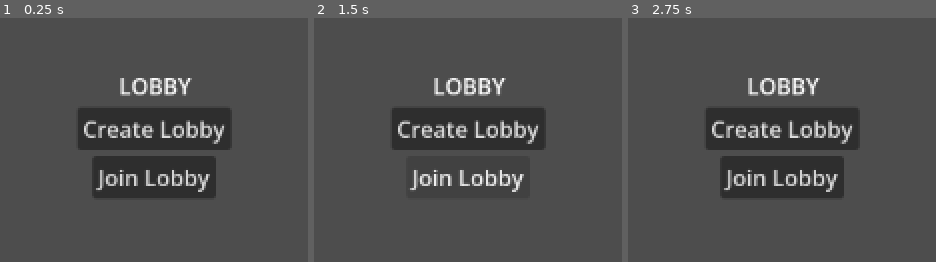
Above: before the commit, frames 1-3 (left to right).
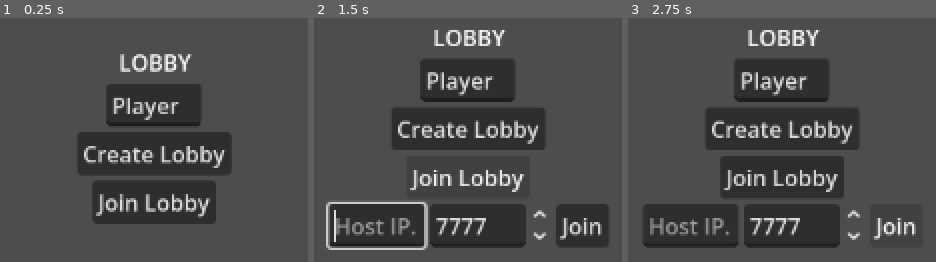
Above: after the commit, the same moments.

Repository: ImDarkly/loki
Game: Godot game, scene res://scenes/lobby.tscn
The game is run twice, just before and just after one commit, with the same random seed, the same clock (stepped at 60 frames per second) and the same inputs.
Inputs (mouse positions are in pixels of both pictures, inside the frame that each line leads up to):
- Up to frame 1 (0.25 s): no input
- Up to frame 2 (1.5 s): click "Create Lobby" at 0.5 s; click "Join Lobby" at 1.25 s
- Up to frame 3 (2.75 s): click (895, 225) at 2 s, where only the run after the commit has a clickable "Join"

The runs differ from the first frame. In frame 1, 15% of the frame differs, in the area x 25-75%, y 14-85%; in frame 2, 19%, in the area x 3-96%, y 4-96%; in frame 3, 17%.
Error before the commit: Parse Error: Cannot infer the type of "all_clients" variable because the value doesn't have a set type. (res://autoloads/game_manager.gd:40)

Commit message:
feat: replace GDSync transport/lobby with ENetMultiplayerPeer (#70)
- New NetworkManager autoload with ENet host/join/disconnect
- game_manager uses multiplayer signals, RPC-based player sync
- lobby UI: IP + port fields, username input, copy IP button
- GDSync kept for gameplay systems (migrated in later slices)

Diff:
--- a/autoloads/game_manager.gd
+++ b/autoloads/game_manager.gd
@@ -10,44 +10,43 @@
 
 
 func _ready() -> void:
-	GDSync.connected.connect(_on_connected)
-	GDSync.connection_failed.connect(_on_connection_failed)
-	GDSync.disconnected.connect(_on_disconnected)
-	GDSync.lobby_joined.connect(_on_lobby_joined)
-	GDSync.client_joined.connect(_on_client_joined)
-	GDSync.client_left.connect(_on_client_left)
-
-	GDSync.start_multiplayer()
+	multiplayer.peer_connected.connect(_on_peer_connected)
+	multiplayer.peer_disconnected.connect(_on_peer_disconnected)
+	multiplayer.connected_to_server.connect(_on_connected_to_server)
+	multiplayer.connection_failed.connect(_on_connection_failed)
 
 
-func _on_connected() -> void:
-	local_player_id = GDSync.get_client_id()
+func _on_peer_connected(id: int) -> void:
+	if not multiplayer.is_server():
+		return
+	add_player(id, "Player_%d" % id)
+	_broadcast_player_list()
 
 
-func _on_connection_failed(error: int) -> void:
-	push_error("GameManager: Connection failed: ", error)
+func _on_peer_disconnected(id: int) -> void:
+	if not multiplayer.is_server():
+		return
+	remove_player(id)
+	_broadcast_player_list()
 
 
-func _on_disconnected() -> void:
-	players = []
-	_players_dict.clear()
-	_player_order.clear()
-	local_player_id = -1
-	GDSync.change_scene("res://scenes/lobby.tscn")
+func _on_connected_to_server() -> void:
+	local_player_id = multiplayer.get_unique_id()
 
 
-func _on_lobby_joined(_lobby_name: String) -> void:
-	var all_clients := GDSync.lobby_get_all_clients()
-	for cid in all_clients:
-		add_player(cid, "Player_%d" % cid)
+func _on_connection_failed() -> void:
+	push_error("GameManager: Connection failed")
 
 
-func _on_client_joined(client_id: int) -> void:
-	add_player(client_id, "Player_%d" % client_id)
-
-
-func _on_client_left(client_id: int) -> void:
-	remove_player(client_id)
+@rpc("any_peer", "reliable")
+func _submit_username(name: String) -> void:
+	if not multiplayer.is_server():
+		return
+	var sender := multiplayer.get_remote_sender_id()
+	if sender in _player_order:
+		_players_dict[sender] = name
+		_rebuild_players()
+		_broadcast_player_list()
 
 
 func add_player(id: int, name: String) -> void:
@@ -78,8 +77,32 @@
 	player_list_changed.emit()
 
 
+func _broadcast_player_list() -> void:
+	if not multiplayer.is_server():
+		return
+	var data: Array[Dictionary] = []
+	for p in players:
+		data.append({"id": p.id, "username": p.username, "join_order": p.join_order})
+	_sync_players.rpc(data)
+
+
+@rpc("authority", "reliable", "call_local")
+func _sync_players(data: Array) -> void:
+	if multiplayer.is_server():
+		return
+	_players_dict.clear()
+	_player_order.clear()
+	players = []
+	for entry in data:
+		var pid: int = entry["id"]
+		_players_dict[pid] = entry["username"]
+		_player_order.append(pid)
+		players.append({"id": pid, "username": entry["username"], "join_order": entry["join_order"]})
+	player_list_changed.emit()
+
+
 func is_host() -> bool:
-	return GDSync.is_host()
+	return multiplayer.is_server()
 
 
 func start_game() -> void:
--- /dev/null
+++ b/autoloads/network_manager.gd
@@ -0,0 +1,67 @@
+extends Node
+
+signal host_started(ip: String)
+signal connection_success()
+signal connection_failed_signal()
+
+const DEFAULT_PORT := 7777
+const MAX_CLIENTS := 16
+
+var peer: ENetMultiplayerPeer
+var public_ip: String = ""
+var local_ip: String = ""
+
+
+func host_game(port: int = DEFAULT_PORT) -> void:
+	peer = ENetMultiplayerPeer.new()
+	var err := peer.create_server(port, MAX_CLIENTS)
+	if err != OK:
+		push_error("NetworkManager: create_server failed — error %d" % err)
+		connection_failed_signal.emit()
+		return
+	multiplayer.multiplayer_peer = peer
+	_fetch_public_ip()
+	_find_local_ip()
+	host_started.emit(local_ip)
+
+
+func join_game(address: String, port: int = DEFAULT_PORT) -> void:
+	peer = ENetMultiplayerPeer.new()
+	var err := peer.create_client(address, port)
+	if err != OK:
+		push_error("NetworkManager: create_client failed — error %d" % err)
+		connection_failed_signal.emit()
+		return
+	multiplayer.multiplayer_peer = peer
+
+
+func disconnect_from_game() -> void:
+	if peer:
+		peer.close()
+		peer = null
+	multiplayer.multiplayer_peer = null
+	public_ip = ""
+	local_ip = ""
+
+
+func _fetch_public_ip() -> void:
+	var http := HTTPRequest.new()
+	add_child(http)
+	http.request_completed.connect(_on_ip_fetched.bind(http))
+	http.request("https://api.ipify.org")
+
+
+func _on_ip_fetched(result: int, _code: int, _headers: PackedStringArray, body: PackedByteArray, http: HTTPRequest) -> void:
+	if result == HTTPRequest.RESULT_SUCCESS:
+		public_ip = body.get_string_from_utf8().strip_edges()
+	http.queue_free()
+
+
+func _find_local_ip() -> void:
+	var addresses := IP.get_local_addresses()
+	for addr in addresses:
+		if addr.begins_with("192.168.") or addr.begins_with("10."):
+			local_ip = addr
+			return
+	if addresses.size() > 0:
+		local_ip = addresses[0]
--- a/project.godot
+++ b/project.godot
@@ -28,6 +28,7 @@
 
 GDSync="*uid://bt6tf85hp7w1"
 game_manager="*res://autoloads/game_manager.gd"
+NetworkManager="*res://autoloads/network_manager.gd"
 
 [editor_plugins]
 
--- a/scenes/lobby.gd
+++ b/scenes/lobby.gd
@@ -3,139 +3,140 @@
 
 @onready var main_menu: VBoxContainer = %MainMenu
 @onready var lobby_view: VBoxContainer = %LobbyView
+@onready var username_input: LineEdit = %UsernameInput
 @onready var create_button: Button = %CreateButton
 @onready var join_menu_button: Button = %JoinMenuButton
 @onready var join_row: HBoxContainer = %JoinRow
-@onready var join_code_input: LineEdit = %JoinCodeInput
+@onready var ip_input: LineEdit = %IpInput
+@onready var port_input: SpinBox = %PortInput
 @onready var join_confirm_button: Button = %JoinConfirmButton
-@onready var join_code_display: Label = %JoinCodeDisplay
-@onready var join_code_row: HBoxContainer = %JoinCodeRow
-@onready var copy_code_button: Button = %CopyCodeButton
+@onready var ip_display: Label = %IpDisplay
+@onready var ip_display_row: HBoxContainer = %IpDisplayRow
+@onready var copy_ip_button: Button = %CopyIpButton
 @onready var player_list: ItemList = %PlayerList
 @onready var status_label: Label = %StatusLabel
 @onready var start_button: Button = %StartButton
 
-var _lobby_code: String = ""
+var _displayed_ip: String = ""
+
 
 func _ready() -> void:
 	create_button.pressed.connect(_on_create_pressed)
 	join_menu_button.pressed.connect(_on_join_menu_pressed)
 	join_confirm_button.pressed.connect(_on_join_confirm_pressed)
 	start_button.pressed.connect(_on_start_pressed)
-	copy_code_button.pressed.connect(_on_copy_code_pressed)
+	copy_ip_button.pressed.connect(_on_copy_ip_pressed)
 
 	game_manager.player_list_changed.connect(_on_player_list_changed)
-	GDSync.lobby_created.connect(_on_lobby_created)
-	GDSync.lobby_creation_failed.connect(_on_lobby_creation_failed)
-	GDSync.lobby_joined.connect(_on_lobby_joined)
-	GDSync.lobby_join_failed.connect(_on_lobby_join_failed)
-	GDSync.change_scene_called.connect(_on_change_scene_called)
-	GDSync.connected.connect(_on_connected)
-	GDSync.connection_failed.connect(_on_connection_failed)
+	NetworkManager.host_started.connect(_on_host_started)
+	NetworkManager.connection_success.connect(_on_connection_success)
+	NetworkManager.connection_failed_signal.connect(_on_connection_failed)
+	multiplayer.peer_connected.connect(_on_peer_connected)
+	multiplayer.server_disconnected.connect(_on_server_disconnected)
 
 	_show_main_menu()
-	_set_connecting_state(true)
-
-
-func _set_connecting_state(connecting: bool) -> void:
-	create_button.disabled = connecting
-	join_menu_button.disabled = connecting
-	join_confirm_button.disabled = connecting
-	status_label.text = "Connecting..." if connecting else ""
-
-
-func _on_connected() -> void:
-	_set_connecting_state(false)
-
-
-func _on_connection_failed(error: int) -> void:
-	push_error("Lobby: Connection failed: ", error)
-	status_label.text = "Connection failed. Restart to retry."
-
-
-func _on_copy_code_pressed() -> void:
-	DisplayServer.clipboard_set(_lobby_code)
-	copy_code_button.text = "Copied!"
-	await get_tree().create_timer(2.0).timeout
-	copy_code_button.text = "Copy"
 
 
 func _show_main_menu() -> void:
 	main_menu.visible = true
 	lobby_view.visible = false
-	join_code_row.visible = false
+	join_row.visible = false
+	ip_display_row.visible = false
 	start_button.visible = false
 	status_label.text = ""
 	player_list.clear()
+	create_button.disabled = false
+	join_menu_button.disabled = false
+	join_confirm_button.disabled = false
+
+
+func _show_lobby_view() -> void:
+	main_menu.visible = false
+	lobby_view.visible = true
 
 
 func _on_create_pressed() -> void:
-	var chars := "ABCDEFGHJKMNPQRSTUVWXYZ23456789"
-	var lobby_name := ""
-	for i in range(6):
-		lobby_name += chars[randi() % chars.length()]
+	var name_text := username_input.text.strip_edges()
+	if name_text.is_empty():
+		name_text = "Player"
 
 	create_button.disabled = true
 	join_menu_button.disabled = true
-	status_label.text = "Creating lobby..."
+	status_label.text = "Starting server..."
 
-	GDSync.lobby_create(lobby_name, "", false, 4)
+	NetworkManager.host_game(int(port_input.value))
 
 
-func _on_lobby_created(lobby_name: String) -> void:
-	status_label.text = "Joining lobby..."
-	GDSync.lobby_join(lobby_name, "")
+func _on_host_started(ip: String) -> void:
+	_show_lobby_view()
 
+	var public_ip := NetworkManager.public_ip
+	_displayed_ip = public_ip if not public_ip.is_empty() else ip
+	ip_display.text = "Your IP: " + _displayed_ip
+	ip_display_row.visible = true
+	start_button.visible = true
+	start_button.disabled = true
 
-func _on_lobby_creation_failed(_lobby_name: String, error: int) -> void:
-	create_button.disabled = false
-	join_menu_button.disabled = false
-
-	match error:
-		ENUMS.LOBBY_CREATION_ERROR.LOBBY_ALREADY_EXISTS:
-			_on_create_pressed()
-		_:
-			status_label.text = "Failed to create lobby"
-
-
-func _on_lobby_joined(lobby_name: String) -> void:
-	main_menu.visible = false
-	lobby_view.visible = true
-	create_button.disabled = false
-	join_menu_button.disabled = false
-	join_row.visible = false
-	join_code_input.text = ""
-
-	_lobby_code = lobby_name
-	join_code_display.text = "Join Code: " + lobby_name
-	join_code_row.visible = game_manager.is_host()
-	start_button.visible = game_manager.is_host()
-
-	_on_player_list_changed()
-
-
-func _on_lobby_join_failed(_lobby_name: String, _error: int) -> void:
-	create_button.disabled = false
-	join_menu_button.disabled = false
-	join_confirm_button.disabled = false
-	status_label.text = "Failed to join lobby"
+	var host_name := username_input.text.strip_edges()
+	if host_name.is_empty():
+		host_name = "Player"
+	game_manager.add_player(1, host_name)
+	status_label.text = "Waiting for players..."
 
 
 func _on_join_menu_pressed() -> void:
 	join_row.visible = true
-	join_code_input.grab_focus()
+	ip_input.grab_focus()
 
 
 func _on_join_confirm_pressed() -> void:
-	var code := join_code_input.text.strip_edges().to_upper()
-	if code.is_empty():
-		status_label.text = "Enter a join code"
+	var ip := ip_input.text.strip_edges()
+	if ip.is_empty():
+		status_label.text = "Enter host IP"
 		return
+	var port := int(port_input.value)
 
 	join_confirm_button.disabled = true
-	status_label.text = "Joining..."
+	status_label.text = "Connecting..."
 
-	GDSync.lobby_join(code, "")
+	NetworkManager.join_game(ip, port)
+
+
+func _on_connection_success() -> void:
+	_show_lobby_view()
+	status_label.text = "Connected to server..."
+	var name_text := username_input.text.strip_edges()
+	if name_text.is_empty():
+		name_text = "Player"
+	game_manager._submit_username.rpc_id(1, name_text)
+
+
+func _on_connection_failed() -> void:
+	push_error("Lobby: Connection failed")
+	status_label.text = "Connection failed"
+	create_button.disabled = false
+	join_menu_button.disabled = false
+	join_confirm_button.disabled = false
+
+
+func _on_peer_connected(_id: int) -> void:
+	if game_manager.is_host():
+		start_button.disabled = game_manager.players.size() < 2
+		status_label.text = "Waiting for players..."
+
+
+func _on_server_disconnected() -> void:
+	NetworkManager.disconnect_from_game()
+	_show_main_menu()
+	status_label.text = "Disconnected from server"
+	start_button.disabled = true
+
+
+func _on_copy_ip_pressed() -> void:
+	DisplayServer.clipboard_set(_displayed_ip)
+	copy_ip_button.text = "Copied!"
+	await get_tree().create_timer(2.0).timeout
+	copy_ip_button.text = "Copy IP"
 
 
 func _on_player_list_changed() -> void:
@@ -150,13 +151,11 @@
 			label += " (Joined)"
 		player_list.add_item(label)
 
+	if game_manager.is_host():
+		start_button.disabled = game_manager.players.size() < 2
+
 
 func _on_start_pressed() -> void:
 	start_button.disabled = true
 	start_button.text = "Starting..."
-	GDSync.lobby_set_data("open", false)
 	game_manager.start_game()
-
-
-func _on_change_scene_called(_scene_path: String) -> void:
-	status_label.text = "Loading world..."
--- a/scenes/lobby.tscn
+++ b/scenes/lobby.tscn
@@ -34,6 +34,13 @@
 layout_mode = 2
 size_flags_horizontal = 4
 
+[node name="UsernameInput" type="LineEdit" parent="CenterContainer/VBox/MainMenu"]
+unique_name_in_owner = true
+layout_mode = 2
+placeholder_text = "Your name..."
+size_flags_horizontal = 4
+text = "Player"
+
 [node name="CreateButton" type="Button" parent="CenterContainer/VBox/MainMenu"]
 unique_name_in_owner = true
 layout_mode = 2
@@ -52,11 +59,22 @@
 size_flags_horizontal = 4
 visible = false
 
-[node name="JoinCodeInput" type="LineEdit" parent="CenterContainer/VBox/MainMenu/JoinRow"]
+[node name="IpInput" type="LineEdit" parent="CenterContainer/VBox/MainMenu/JoinRow"]
 unique_name_in_owner = true
 layout_mode = 2
 size_flags_horizontal = 3
-placeholder_text = "Enter join code..."
+placeholder_text = "Host IP..."
+
+[node name="PortInput" type="SpinBox" parent="CenterContainer/VBox/MainMenu/JoinRow"]
+unique_name_in_owner = true
+layout_mode = 2
+size_flags_horizontal = 1
+min_value = 1024
+max_value = 65535
+value = 7777
+step = 1
+allow_lesser = false
+allow_greater = false
 
 [node name="JoinConfirmButton" type="Button" parent="CenterContainer/VBox/MainMenu/JoinRow"]
 unique_name_in_owner = true
@@ -69,22 +87,22 @@
 size_flags_horizontal = 4
 visible = false
 
-[node name="JoinCodeRow" type="HBoxContainer" parent="CenterContainer/VBox/LobbyView"]
+[node name="IpDisplayRow" type="HBoxContainer" parent="CenterContainer/VBox/LobbyView"]
 unique_name_in_owner = true
 layout_mode = 2
 size_flags_horizontal = 4
 visible = false
 
-[node name="JoinCodeDisplay" type="Label" parent="CenterContainer/VBox/LobbyView/JoinCodeRow"]
+[node name="IpDisplay" type="Label" parent="CenterContainer/VBox/LobbyView/IpDisplayRow"]
 unique_name_in_owner = true
 layout_mode = 2
 size_flags_horizontal = 3
 horizontal_alignment = 1
 
-[node name="CopyCodeButton" type="Button" parent="CenterContainer/VBox/LobbyView/JoinCodeRow"]
+[node name="CopyIpButton" type="Button" parent="CenterContainer/VBox/LobbyView/IpDisplayRow"]
 unique_name_in_owner = true
 layout_mode = 2
-text = "Copy"
+text = "Copy IP"
 
 [node name="PlayersLabel" type="Label" parent="CenterContainer/VBox/LobbyView"]
 layout_mode = 2
@@ -110,3 +128,4 @@
 text = "Start Game"
 size_flags_horizontal = 4
 visible = false
+disabled = true
Not shown, added: autoloads/network_manager.gd.uid
